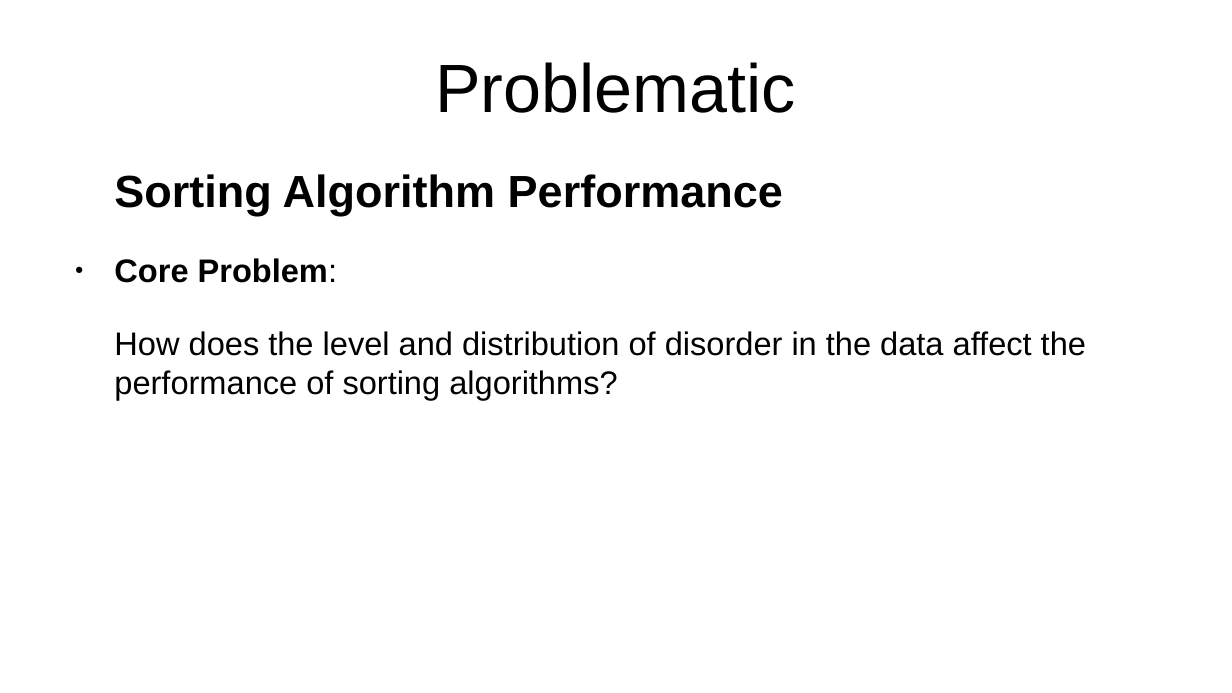
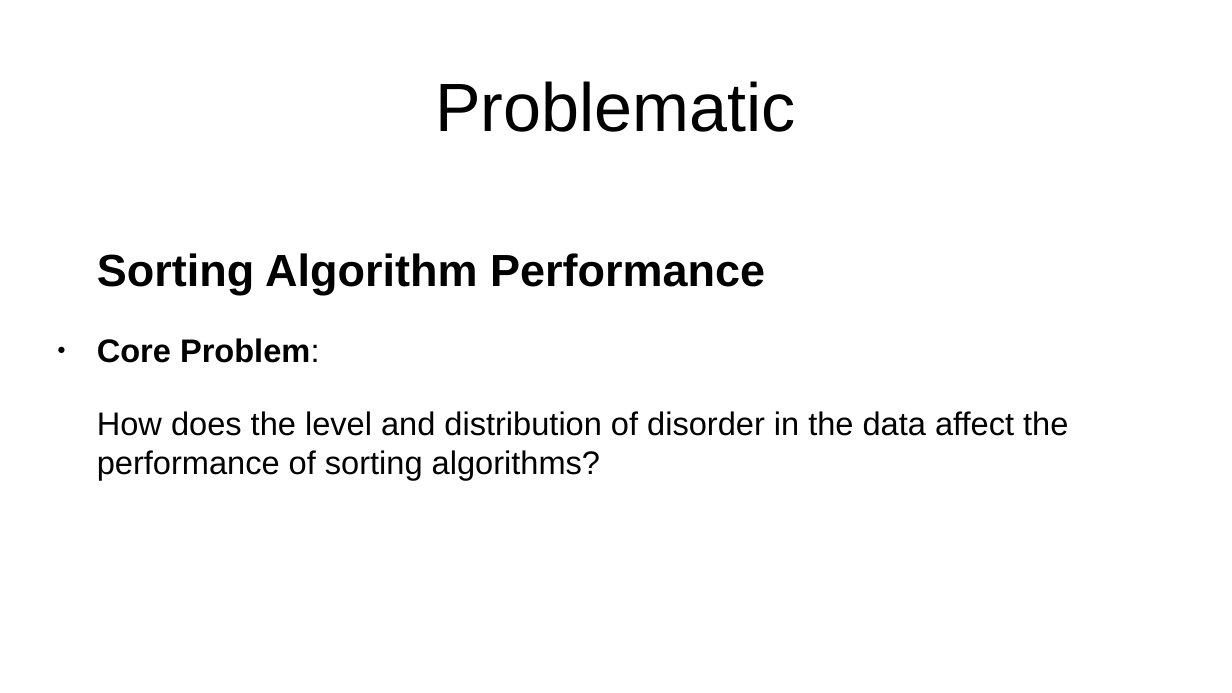
Before and after one commit to tuntuta123/sorting-algorithm-analysis, a slide deck: slide 3 of presentation.odp. Drawn at 1232x693 pixels with LibreOffice and Linux fonts; fonts in the diff are those of the drawing. Boxes give left, top, right and bottom in pixels: in the first picture for what was removed or moved away, otherwise in the second. Text is boxed around its words. In the diff, an @@ line names an element or a change of style, - is before the commit and + after.

```diff
--- a/presentation.odp
+++ b/presentation.odp
@@ title "Problematic" moved from (x1=435, y1=62, x2=795, y2=113) to (x1=435, y1=81, x2=795, y2=132) @@
@@ text "Sorting Algorithm Performance" moved from (x1=114, y1=174, x2=1086, y2=400) to (x1=97, y1=253, x2=1068, y2=480) @@
```
Also in this commit, not shown: 3 other slides changed.
